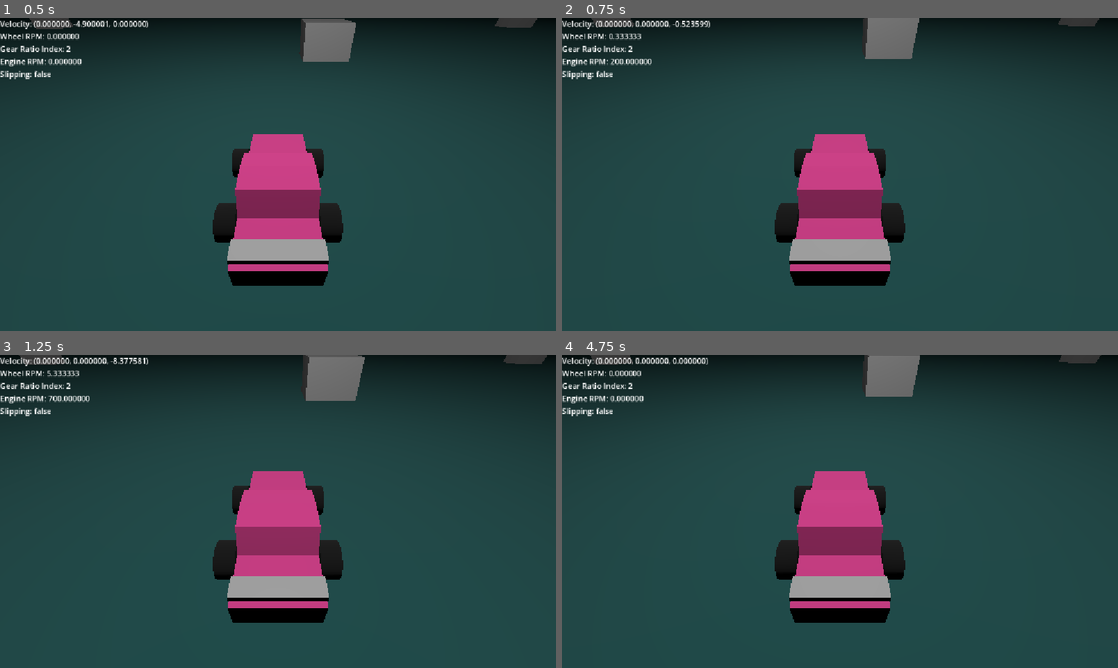
Above: before the commit, frames 1-4 (two rows, left to right).
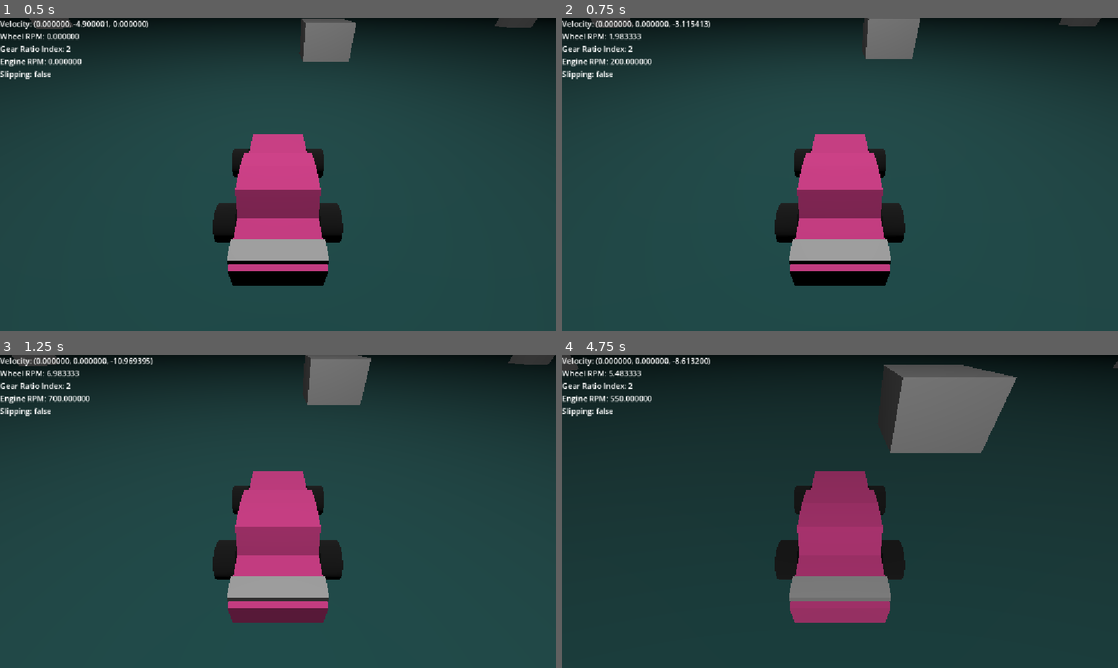
Above: after the commit, the same moments.

Repository: FlameFreezer/170.3
Game: Godot game, scene res://scenes/drive_test_chamber.tscn
Same seed, same stepped clock (60 frames per second), same inputs: the game is played once before the commit and once after it. This scene is started directly instead of the project's main scene.
Inputs:
- Up to frame 1 (0.5 s): no input
- Up to frame 2 (0.75 s): hold D (steer right) from 0.53 s (still down); hold W (throttle) from 0.53 s (still down)
- Up to frame 3 (1.25 s): keep holding D (steer right); keep holding W (throttle)
- Up to frame 4 (4.75 s): release D (steer right) at 1.28 s; release W (throttle) at 1.28 s; hold Q (downshift) 1.28-2.03 s; tap Shift (clutch) at 1.35 s; tap W (throttle) at 1.55, 2.85, 3.8, 4.35 s; hold D (steer right) 2.03-2.78 s; hold W (throttle) 2.03-2.78 s; hold E (upshift) 2.78-3.53 s; hold Shift (clutch) 3.53-4.28 s; hold A (steer left) from 3.53 s (still down)

Frame 1 is identical in both runs. In frame 2, 0.2% of the frame differs, in the area x 5-97%, y 0-14%; in frame 3, 1.6%; in frame 4, 14%, in the area x 0-100%, y 0-86%.

Commit message:
Behavior abstracted to methods

Diff:
--- a/scenes/Prefabs/PHCar.tscn
+++ b/scenes/Prefabs/PHCar.tscn
@@ -27,10 +27,10 @@
 script = ExtResource("1_0ixyv")
 throttle_force = 1000.0
 max_engine_rpm = 10000.0
-engine_spindown_rate = 5000.0
+engine_spindown_rate = 500.0
 wheel_diameter = 0.5
-wheel_spindown_rate = 100.0
-handbrake_power = 2000.0
+wheel_spindown_rate = 1.0
+handbrake_power = 100.0
 static_friction_force = 1000.0
 kinetic_friction_force = 250.0
 gear_ratios = Array[float]([-50.0, -100.0, 100.0, 50.0, 25.0, 10.0])
--- a/scripts/Car/car_controller.gd
+++ b/scripts/Car/car_controller.gd
@@ -30,36 +30,30 @@
 
 	read_input()
 
-	# Apply throttle to the engine
-	_engine_rpm = move_toward(_engine_rpm, max_engine_rpm, _throttle_state * throttle_force * delta)
-	# Spindown the engine if throttle is not in
-	if _throttle_state == 0.0:
-		_engine_rpm = move_toward(_engine_rpm, 0.0, (engine_spindown_rate + _handbrake_state * handbrake_power * get_gear_ratio()) * delta)
-	# Set wheel rpm to ratio of engine rpm
-	if _handbrake_state == 0.0:
-		_wheel_rpm = _engine_rpm / get_gear_ratio()
-	# Spindown wheel rpm
-	_wheel_rpm = move_toward(_wheel_rpm, 0.0, (wheel_spindown_rate + _handbrake_state * handbrake_power) * delta)
+	simulate_engine(delta)
 
-	# Determine if wheels are slipping
-	var wheel_translation: float = wheel_diameter * PI * _wheel_rpm
-	if !_is_slipping and abs(wheel_translation) > static_friction_force:
-		_is_slipping = true
-	elif _is_slipping and abs(wheel_translation) < kinetic_friction_force:
-		_is_slipping = false
+	determine_slip_state()
 
-	# Affect acceleration by slip state
-	var accel_impact: Vector3
-	if !_is_slipping:
-		accel_impact = wheel_translation * get_forward() - get_forward_velocity()
-	else:
-		accel_impact = -kinetic_friction_force * velocity.normalized()
-	velocity += accel_impact
+	accelerate_car()
 
 	update_values.emit("Velocity: %v\nWheel RPM: %f\nGear Ratio Index: %d\nEngine RPM: %f\nSlipping: %s" % [velocity, _wheel_rpm, _current_gear_ratio_index, _engine_rpm, utils.bool_to_string(_is_slipping)])
 
 	move_and_slide()
 
+func change_gear_ratio(shift: int) -> void:
+	_current_gear_ratio_index = clampi(_current_gear_ratio_index + shift, 0, gear_ratios.size() - 1)
+
+func get_gear_ratio() -> float:
+	return gear_ratios[_current_gear_ratio_index]
+
+func get_forward() -> Vector3:
+	return transform.basis * Vector3.FORWARD
+
+func get_forward_velocity() -> Vector3:
+	return get_forward() * velocity.dot(get_forward())
+
+func get_wheel_translation() -> float:
+	return wheel_diameter * PI * _wheel_rpm
 func read_input() -> void:
 	if Input.is_action_pressed("throttle"):
 		_throttle_state = 1.0
@@ -76,14 +70,31 @@
 	if Input.is_action_just_pressed("downshift"):
 		change_gear_ratio(-1)
 
-func change_gear_ratio(shift: int) -> void:
-	_current_gear_ratio_index = clampi(_current_gear_ratio_index + shift, 0, gear_ratios.size() - 1)
+func simulate_engine(delta: float) -> void:
+	# Apply throttle to the engine
+	_engine_rpm = move_toward(_engine_rpm, max_engine_rpm, _throttle_state * throttle_force * delta)
+	# Spindown the engine if throttle is not in
+	if _throttle_state == 0.0:
+		_engine_rpm = move_toward(_engine_rpm, 0.0, (engine_spindown_rate + _handbrake_state * handbrake_power * get_gear_ratio()) * delta)
+	# Set wheel rpm to ratio of engine rpm
+	if _handbrake_state == 0.0:
+		_wheel_rpm = _engine_rpm / get_gear_ratio()
+	# Spindown wheel rpm
+	_wheel_rpm = move_toward(_wheel_rpm, 0.0, (wheel_spindown_rate + _handbrake_state * handbrake_power) * delta)
 
-func get_gear_ratio() -> float:
-	return gear_ratios[_current_gear_ratio_index]
+func determine_slip_state() -> void:
+	# Determine if wheels are slipping
+	var wheel_translation: float = get_wheel_translation()
+	if !_is_slipping and abs(wheel_translation) > static_friction_force:
+		_is_slipping = true
+	elif _is_slipping and abs(wheel_translation) < kinetic_friction_force:
+		_is_slipping = false
 
-func get_forward() -> Vector3:
-	return transform.basis * Vector3.FORWARD
-
-func get_forward_velocity() -> Vector3:
-	return get_forward() * velocity.dot(get_forward())
+func accelerate_car() -> void:
+	# Affect acceleration by slip state
+	var accel_impact: Vector3
+	if !_is_slipping:
+		accel_impact = get_wheel_translation() * get_forward() - get_forward_velocity()
+	else:
+		accel_impact = -kinetic_friction_force * velocity.normalized()
+	velocity += accel_impact
